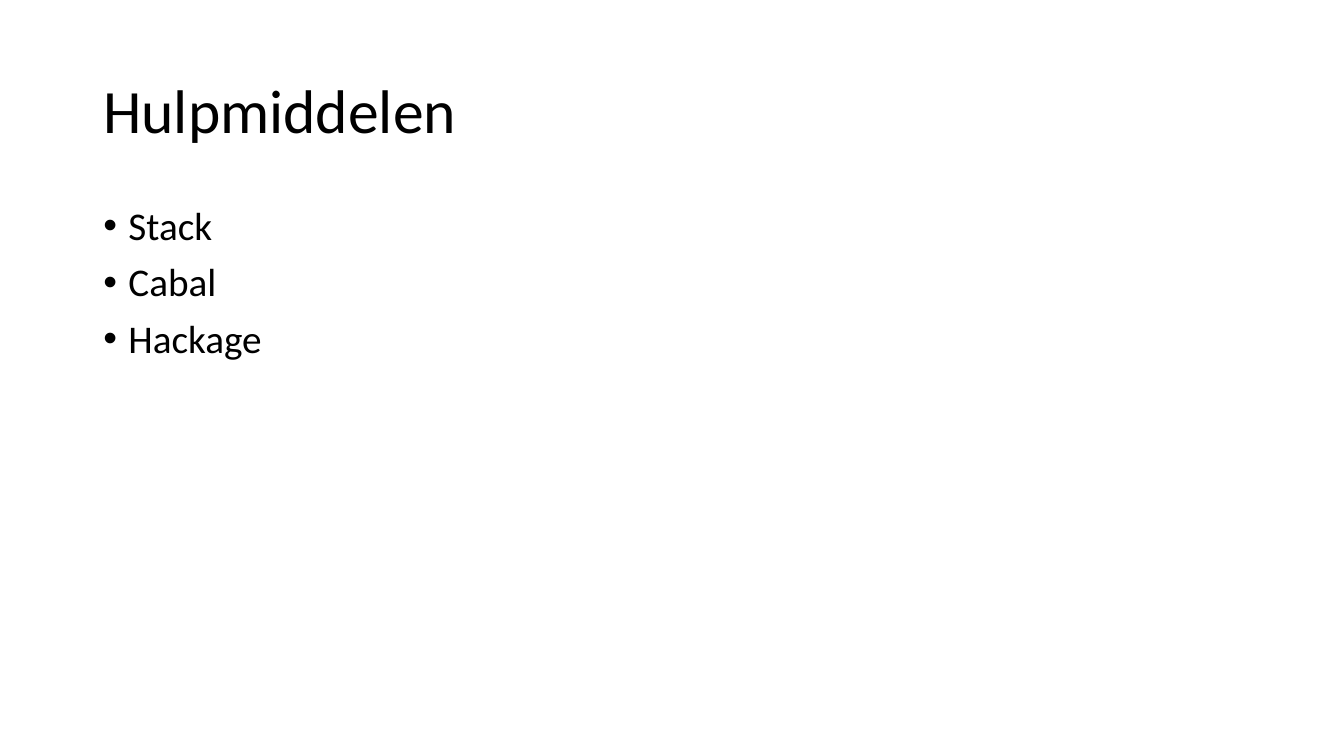
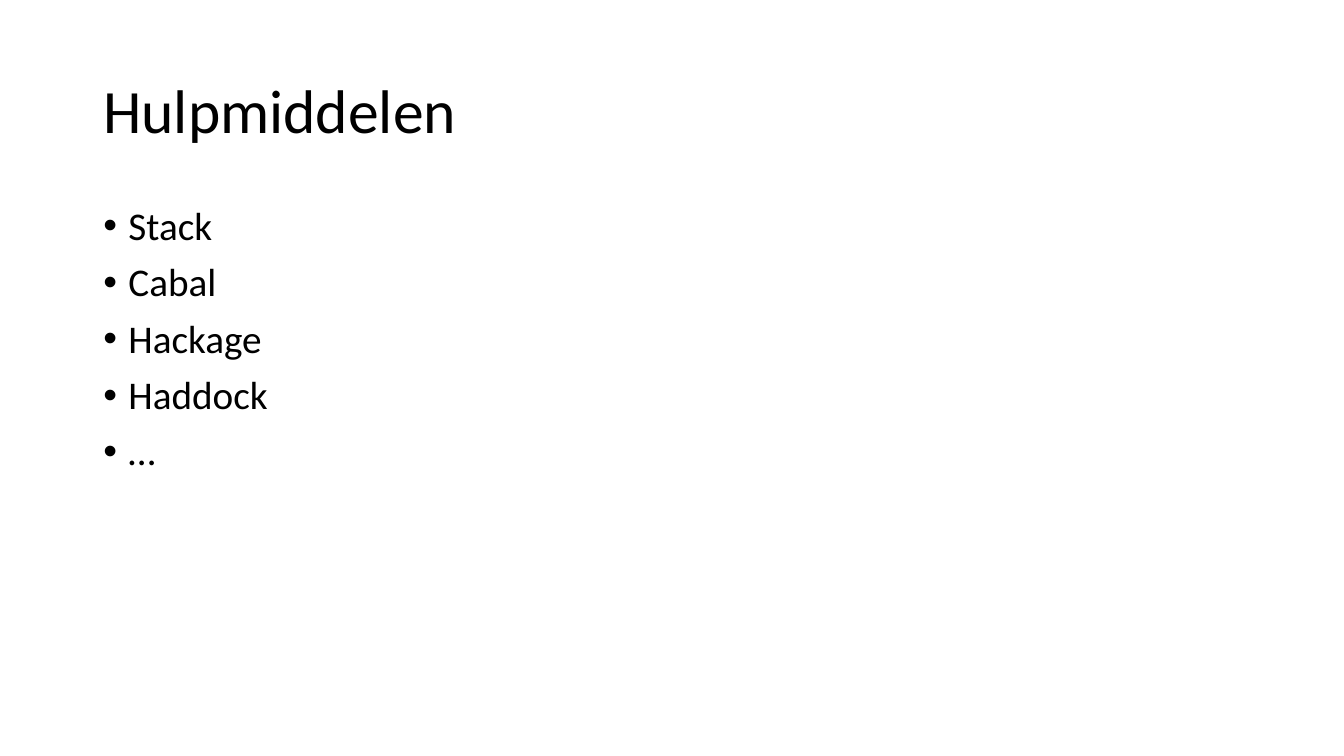
Before and after one commit to ssssssander/new-technology-haskell, a slide deck: slide 6 of haskell.pptx. Drawn at 1344x756 pixels with LibreOffice and Linux fonts; fonts in the diff are those of the drawing; background and template pictures are left out. Boxes give left, top, right and bottom in pixels: in the first picture for what was removed or moved away, otherwise in the second. Text is boxed around its words. In the diff, an @@ line names an element or a change of style, - is before the commit and + after.

```diff
--- a/haskell.pptx
+++ b/haskell.pptx
@@ text at [128, 381, 267, 410]: paragraphs added @@
+• Haddock
+• …
```
Also in this commit, not shown: 1 other slide changed, 1 slide added, 11 other files.
